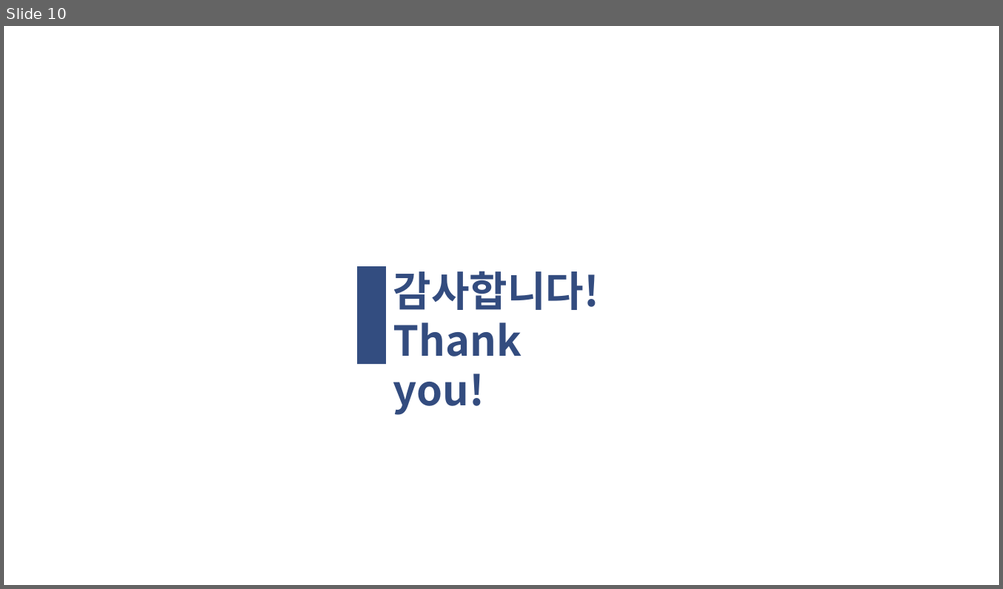
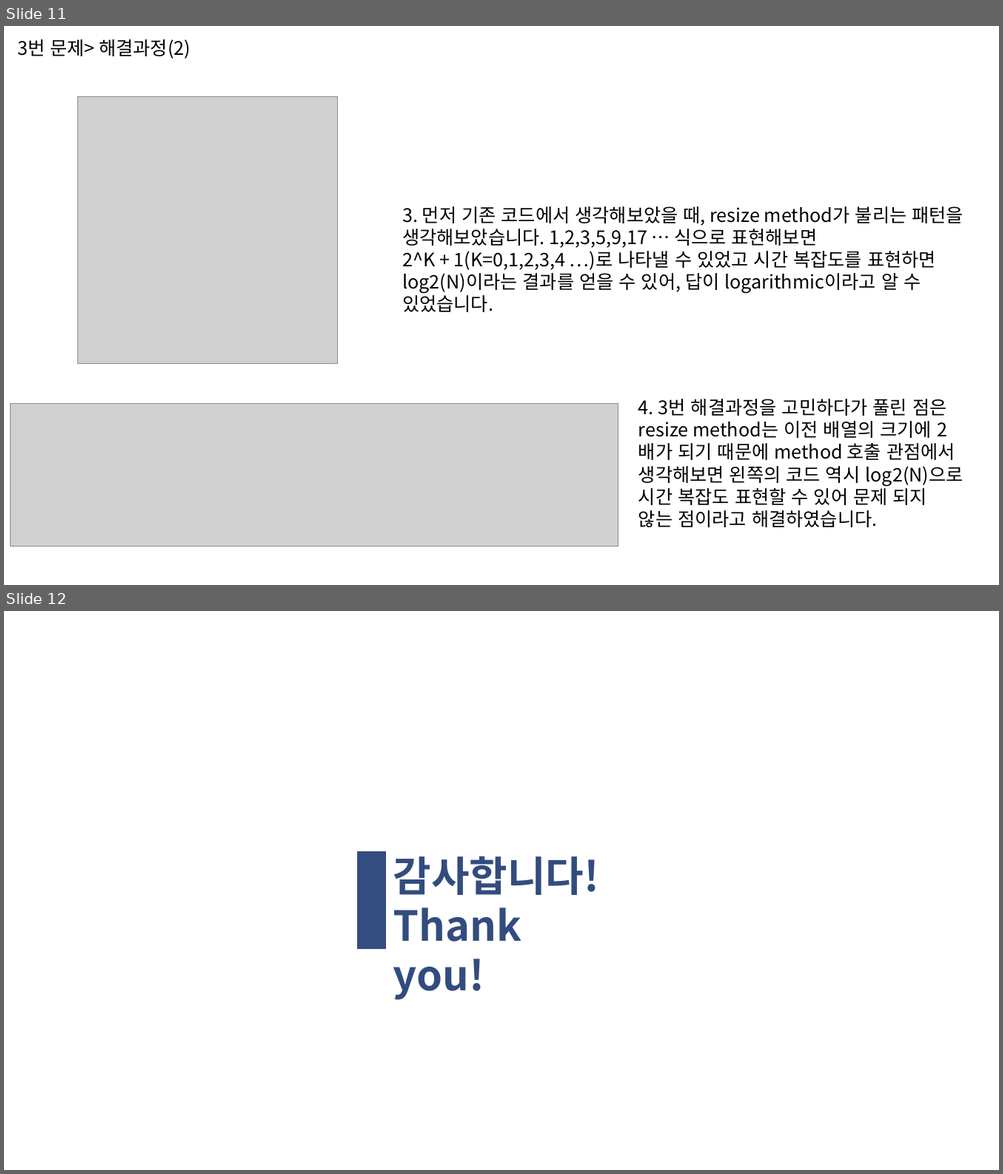
Before and after one commit to tjfruddnjs1/3-2Algorithm, a slide deck: 2차과제/201613998 설경원 2차 과제.pptx. Shown one above the other, each under a label of ours: slide 10 before the commit, slides 11 and 12 after it. The pictures are 1003x589 and 1003x1174 pixels, drawn with LibreOffice and Linux fonts; fonts in the diff are those of the drawing; grey boxes stand for pictures. Boxes give left, top, right and bottom in pixels: in the first picture for what was removed or moved away, otherwise in the second. Text is boxed around its words. In the diff, an @@ line names an element or a change of style, - is before the commit and + after.

Commit message:
2차 과제[3번. 시간복잡도 문제 풀이 추가]

```diff
--- a/2차과제/201613998 설경원 2차 과제.pptx
+++ b/2차과제/201613998 설경원 2차 과제.pptx
@@ slide 11 added at (4,26,999,585), background #FFFFFF @@
@@ text added at (17,39,190,59), 18 pt, text #000000 @@
+3번 문제> 해결과정(2)
@@ picture added at (78,96,338,363) @@
@@ text added at (402,207,964,312), 18 pt, text #000000 @@
+3. 먼저 기존 코드에서 생각해보았을 때, resize method가 불리는 패턴을 생각해보았습니다. 1,2,3,5,9,17 … 식으로 표현해보면
+2^K + 1(K=0,1,2,3,4 …)로 나타낼 수 있었고 시간 복잡도를 표현하면 log2(N)이라는 결과를 얻을 수 있어, 답이 logarithmic이라고 알 수 있었습니다.
@@ text added at (638,399,962,528), 18 pt, text #000000 @@
+4. 3번 해결과정을 고민하다가 풀린 점은 resize method는 이전 배열의 크기에 2배가 되기 때문에 method 호출 관점에서 생각해보면 왼쪽의 코드 역시 log2(N)으로 시간 복잡도 표현할 수 있어 문제 되지 않는 점이라고 해결하였습니다.
@@ picture added at (10,404,618,547) @@
@@ what was slide 10 is now slide 12 @@
```
Also in this commit, not shown: 1 slide changed, 1 other slide added.
